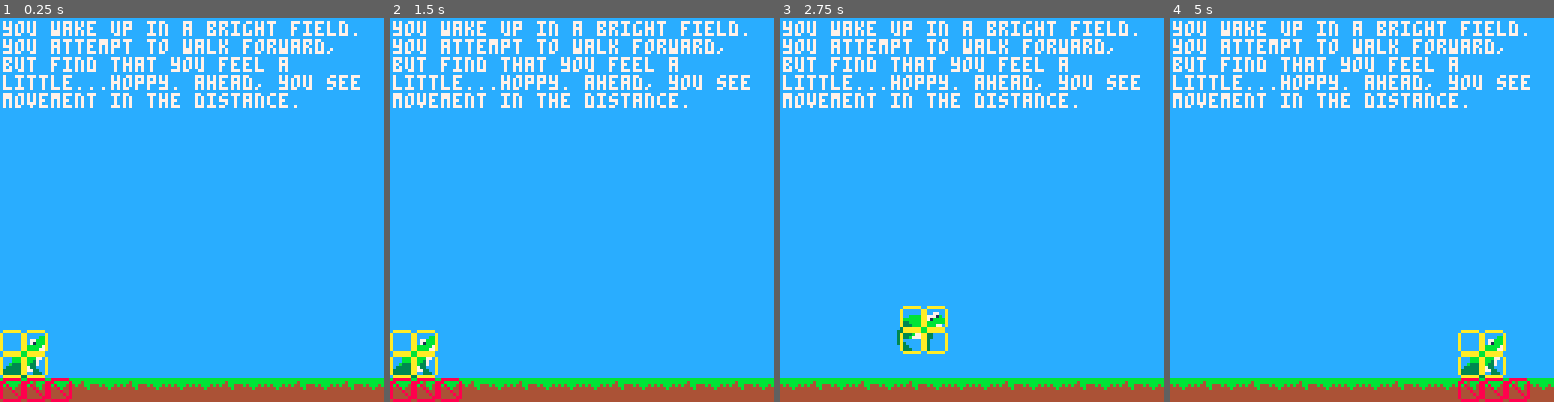
Above: before the commit, frames 1-4 (left to right).
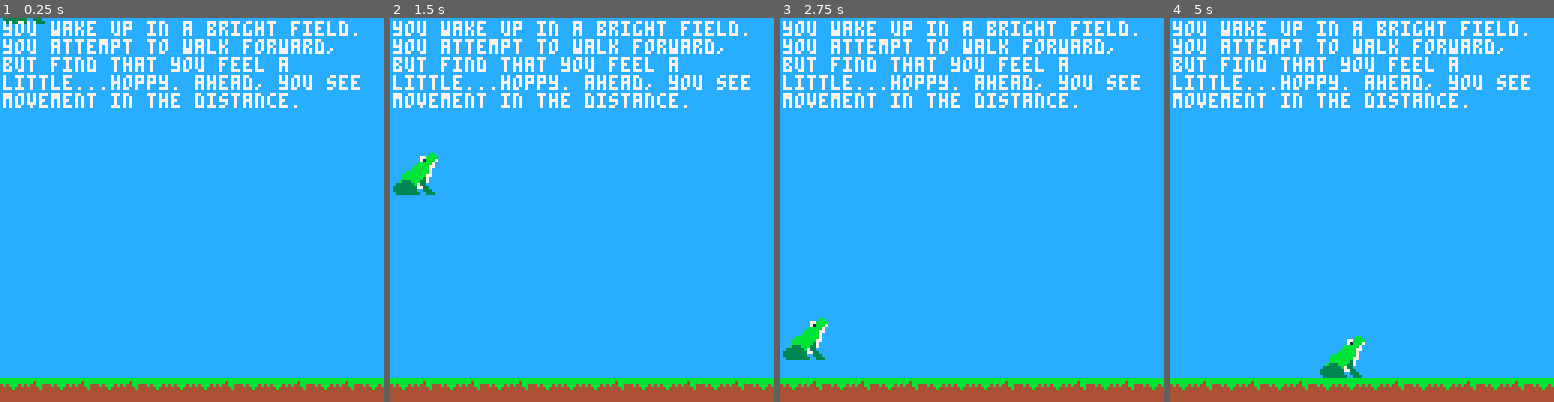
Above: after the commit, the same moments.

Repository: cincodenada/frogsvscats
Game: PICO-8 cartridge frogsvscats.p8
Two runs of this game, one before a commit and one after it. Both use one fixed random seed, a clock stepped at 60 frames per second and the inputs below.
Inputs:
- Up to frame 1 (0.25 s): no input
- Up to frame 2 (1.5 s): no input
- Up to frame 3 (2.75 s): hold Right 1.6-2.1 s; hold Up 2.15-2.42 s; hold Right from 2.47 s (still down)
- Up to frame 4 (5 s): release Right at 3.03 s; hold Left 3.08-3.58 s; hold Right 4.02-4.68 s; hold Up from 4.73 s (still down)

The runs differ from the first frame. In frame 1, 1.7% of the frame differs, in the area x 0-19%, y 0-100%; in frame 2, 2.3%, in the area x 0-19%, y 35-100%; in frame 3, 1.8%; in frame 4, 2.3%.

Commit message:
Fall into arena, and no jumping while falling
Also, increase gravity and disable debug

Diff:
--- a/frogsvscats.p8
+++ b/frogsvscats.p8
@@ -74,7 +74,7 @@
 	debug_blocks = {}
 }
 function game:reset()
-	self.player = player(1,120)
+	self.player = player(1,-10)
 	self.texts = {{
 		x=1,y=1,col=7,
 		msg="you wake up in a bright field. you attempt to walk forward, but find that you feel a little...hoppy. ahead, you see movement in the distance."
@@ -97,6 +97,9 @@
 	for t in all(self.texts) do
 		print(wrap(t.msg, 127).text, t.x, t.y, t.col)
 	end
+	--game:draw_debug()
+end
+function game:draw_debug()
 	for b in all(self.debug_blocks) do
 		spr(82+b.s,b.x*8,b.y*8)
 	end
@@ -179,7 +182,7 @@
 		if(abs(self.y - self.cur_move.y0) >= abs(self.cur_move.dy)) self.cur_move.vy = 0
 		if(self.cur_move.vx == 0 and self.cur_move.vy == 0) self.cur_move = nil
 	else
-		if(self:is_floating()) self.y += 1
+		if(self:is_floating()) self.y += 1.5
 	end
 
 	self:check_collisions()
@@ -241,6 +244,7 @@
 	end
 end
 function player:jump(dir)
+	if(self:is_floating()) return
 	if(self.jumping) then
 		if(dir == self.sprite.facing) then
 			self.next_jump = dir
